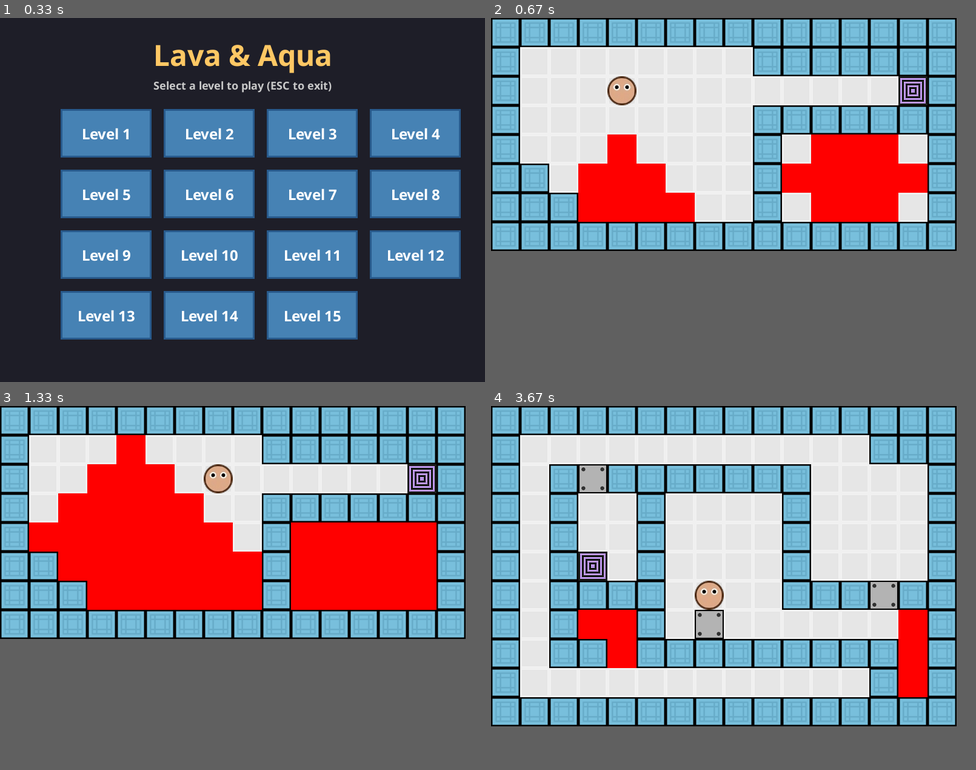
Above: before the commit, frames 1-4 (two rows, left to right).
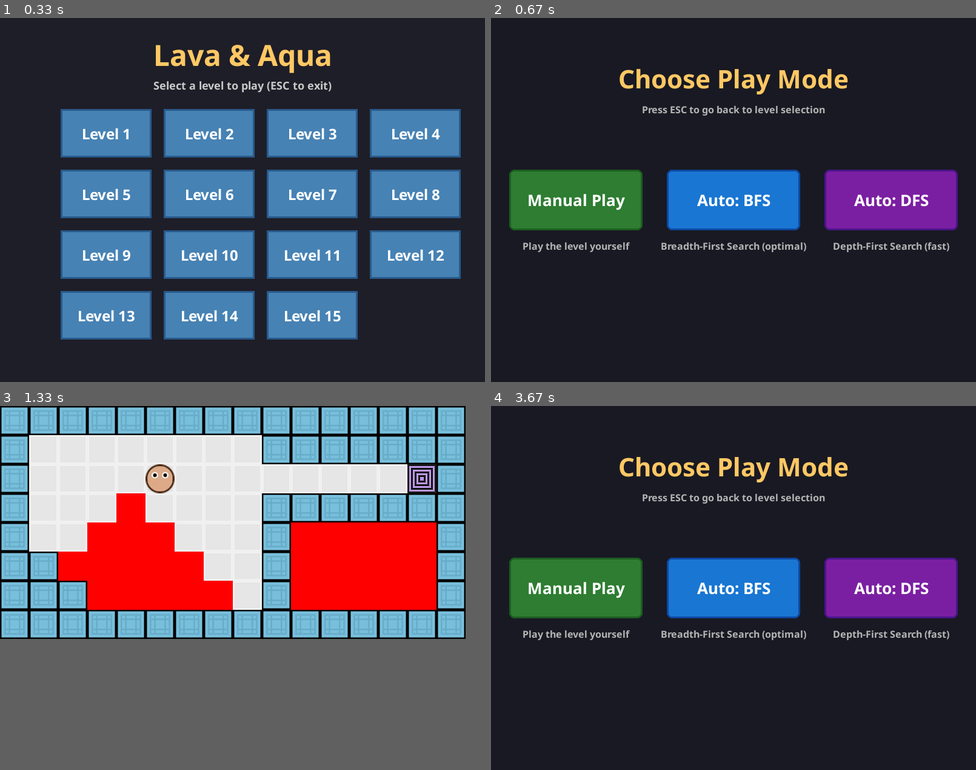
Above: after the commit, the same moments.

Repository: C0ncatS/lava-and-aqua-pygame
Game: pygame game, started from main.py
Two runs of this game, one before a commit and one after it. Both use one fixed random seed, a clock stepped at 60 frames per second and the inputs below.
Inputs (mouse positions are in pixels of both pictures, inside the frame that each line leads up to):
- Up to frame 1 (0.33 s): no input
- Up to frame 2 (0.67 s): click "Level 1" at 0.38 s
- Up to frame 3 (1.33 s): click (242, 609) at 0.72 s; tap Z at 1 s
- Up to frame 4 (3.67 s): tap S at 1.33 s; click "Retry" at 1.72 s; hold Esc 2-2.47 s; hold Right 2-2.47 s; move the mouse to (602, 435) at 2.03 s; tap Z at 2.07, 2.37, 2.9, 3.2 s; click "Level 2" at 2.55 s; hold Esc 2.83-3.3 s; click "Level 3" at 3.38 s
In our replay, in frame 2 the window is 768x384 before the commit and 800x600 after it. These sizes can differ from the game's own. Grey fills any space a smaller window leaves; there, only what the larger window draws over its background counts as a difference.

Frame 1 is identical in both runs. In frame 2, 61% of the frame differs, in the area x 0-97%, y 0-65%; in frame 3, 7.6%; in frame 4, 84%, in the area x 0-97%, y 0-88%.

Commit message:
Implement algorithm selection menu and integrate with level selection
- Added `AlgorithmMenu` class to allow users to select a pathfinding algorithm before starting a level.
- Updated `UserInterface` to utilize the selected algorithm from the new menu, enhancing gameplay flexibility.
- Refactored imports in `main.py` to accommodate the new algorithm selection flow.

Diff:
--- a/main.py
+++ b/main.py
@@ -2,10 +2,8 @@
 
 import pygame
 
-import algorithms
-from menu import MenuUI
+from menu import MenuUI, AlgorithmMenu
 from ui import UserInterface
-from algorithms import Algorithms
 
 
 os.environ["SDL_VIDEO_CENTERED"] = "1"
@@ -16,11 +14,19 @@
     selected_level = menu.run()
 
     if selected_level:
+        # Show algorithm selection menu
+        algo_menu = AlgorithmMenu()
+        selected_algorithm = algo_menu.run()
+
+        if selected_algorithm == "back":
+            # User pressed ESC, go back to level selection
+            continue
+
         playing_level = True
         current_level = selected_level
 
         while playing_level:
-            user_interface = UserInterface(current_level, Algorithms.BFS)
+            user_interface = UserInterface(current_level, selected_algorithm)
             action = user_interface.run()
 
             if action == "retry":
--- a/menu.py
+++ b/menu.py
@@ -1,6 +1,36 @@
 import os
 import pygame
 from pygame import Vector2
+
+from algorithms import Algorithms
+
+
+class MenuButton:
+    """Generic button class for menus"""
+    def __init__(self, text, position, size, color_normal, color_hover, color_border, color_text):
+        self.text = text
+        self.rect = pygame.Rect(position.x, position.y, size.x, size.y)
+        self.hovered = False
+        self.color_normal = color_normal
+        self.color_hover = color_hover
+        self.color_border = color_border
+        self.color_text = color_text
+
+    def check_hover(self, mouse_pos):
+        self.hovered = self.rect.collidepoint(mouse_pos)
+        return self.hovered
+
+    def check_click(self, mouse_pos):
+        return self.rect.collidepoint(mouse_pos)
+
+    def render(self, surface, font):
+        color = self.color_hover if self.hovered else self.color_normal
+        pygame.draw.rect(surface, color, self.rect, border_radius=8)
+        pygame.draw.rect(surface, self.color_border, self.rect, 3, border_radius=8)
+
+        text_surface = font.render(self.text, True, self.color_text)
+        text_rect = text_surface.get_rect(center=self.rect.center)
+        surface.blit(text_surface, text_rect)
 
 
 class LevelButton:
@@ -171,3 +201,149 @@
             self.clock.tick(60)
 
         return self.selected_level
+
+
+class AlgorithmMenu:
+    """Menu for selecting the solving algorithm"""
+    def __init__(self):
+        pygame.init()
+
+        self.window_size = Vector2(800, 600)
+        self.window = pygame.display.set_mode(
+            (int(self.window_size.x), int(self.window_size.y))
+        )
+        pygame.display.set_caption("Lava & Aqua - Choose Mode")
+
+        self.clock = pygame.time.Clock()
+        self.running = True
+        self.selected_algorithm = None
+
+        # Load fonts
+        self.title_font = pygame.font.Font("fonts/NotoSans-Bold.ttf", 42)
+        self.button_font = pygame.font.Font("fonts/NotoSans-Bold.ttf", 26)
+        self.desc_font = pygame.font.Font("fonts/NotoSans-Bold.ttf", 16)
+
+        # Colors
+        self.bg_color = (25, 25, 35)
+        self.title_color = (255, 200, 100)
+        self.desc_color = (180, 180, 180)
+
+        # Create algorithm buttons
+        self.buttons = self._create_buttons()
+
+    def _create_buttons(self):
+        buttons = []
+        button_width = 220
+        button_height = 100
+        spacing = 40
+        total_width = 3 * button_width + 2 * spacing
+        start_x = (self.window_size.x - total_width) / 2
+        center_y = self.window_size.y / 2
+
+        # Manual play button - green theme
+        manual_btn = MenuButton(
+            "Manual Play",
+            Vector2(start_x, center_y - button_height / 2),
+            Vector2(button_width, button_height),
+            color_normal=(46, 125, 50),
+            color_hover=(76, 175, 80),
+            color_border=(27, 94, 32),
+            color_text=(255, 255, 255)
+        )
+        manual_btn.algorithm = None
+        manual_btn.description = "Play the level yourself"
+        buttons.append(manual_btn)
+
+        # BFS button - blue theme
+        bfs_btn = MenuButton(
+            "Auto: BFS",
+            Vector2(start_x + button_width + spacing, center_y - button_height / 2),
+            Vector2(button_width, button_height),
+            color_normal=(25, 118, 210),
+            color_hover=(66, 165, 245),
+            color_border=(13, 71, 161),
+            color_text=(255, 255, 255)
+        )
+        bfs_btn.algorithm = Algorithms.BFS
+        bfs_btn.description = "Breadth-First Search (optimal)"
+        buttons.append(bfs_btn)
+
+        # DFS button - purple theme
+        dfs_btn = MenuButton(
+            "Auto: DFS",
+            Vector2(start_x + 2 * (button_width + spacing), center_y - button_height / 2),
+            Vector2(button_width, button_height),
+            color_normal=(123, 31, 162),
+            color_hover=(171, 71, 188),
+            color_border=(74, 20, 140),
+            color_text=(255, 255, 255)
+        )
+        dfs_btn.algorithm = Algorithms.DFS
+        dfs_btn.description = "Depth-First Search (fast)"
+        buttons.append(dfs_btn)
+
+        return buttons
+
+    def process_input(self):
+        mouse_pos = pygame.mouse.get_pos()
+
+        for button in self.buttons:
+            button.check_hover(mouse_pos)
+
+        for event in pygame.event.get():
+            if event.type == pygame.QUIT:
+                self.running = False
+                self.selected_algorithm = "back"
+                return
+
+            elif event.type == pygame.KEYDOWN:
+                if event.key == pygame.K_ESCAPE:
+                    self.running = False
+                    self.selected_algorithm = "back"
+                    return
+
+            elif event.type == pygame.MOUSEBUTTONDOWN:
+                if event.button == 1:
+                    for button in self.buttons:
+                        if button.check_click(mouse_pos):
+                            self.selected_algorithm = button.algorithm
+                            self.running = False
+                            return
+
+    def render(self):
+        self.window.fill(self.bg_color)
+
+        # Draw title
+        title_text = self.title_font.render("Choose Play Mode", True, self.title_color)
+        title_rect = title_text.get_rect(center=(self.window_size.x / 2, 100))
+        self.window.blit(title_text, title_rect)
+
+        # Draw subtitle
+        subtitle_text = self.desc_font.render(
+            "Press ESC to go back to level selection",
+            True,
+            self.desc_color
+        )
+        subtitle_rect = subtitle_text.get_rect(center=(self.window_size.x / 2, 150))
+        self.window.blit(subtitle_text, subtitle_rect)
+
+        # Draw buttons and their descriptions
+        for button in self.buttons:
+            button.render(self.window, self.button_font)
+
+            # Draw description below button
+            desc_text = self.desc_font.render(button.description, True, self.desc_color)
+            desc_rect = desc_text.get_rect(
+                center=(button.rect.centerx, button.rect.bottom + 25)
+            )
+            self.window.blit(desc_text, desc_rect)
+
+        pygame.display.update()
+
+    def run(self):
+        while self.running:
+            self.process_input()
+            self.render()
+            self.clock.tick(60)
+
+        return self.selected_algorithm
